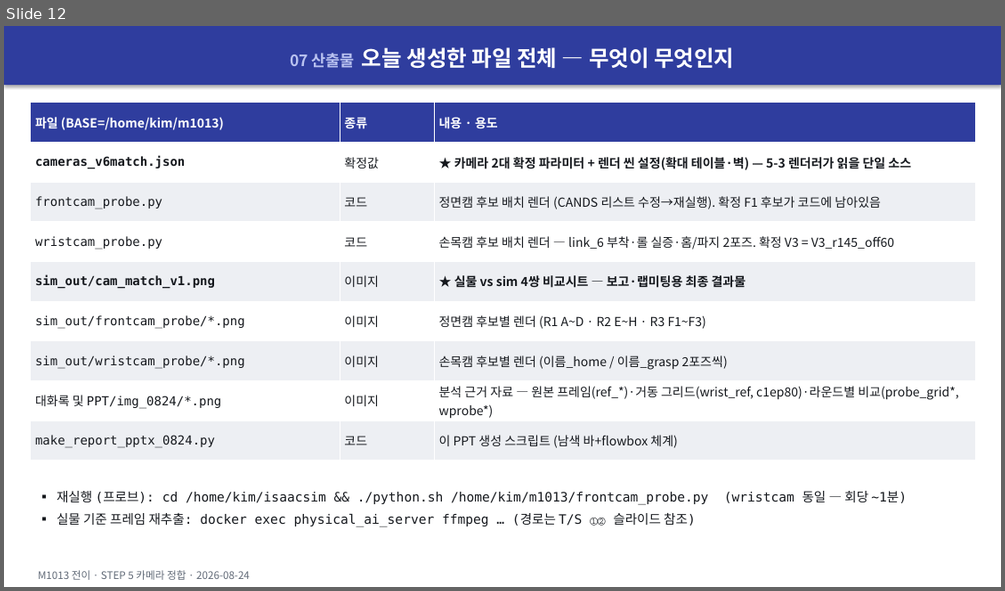
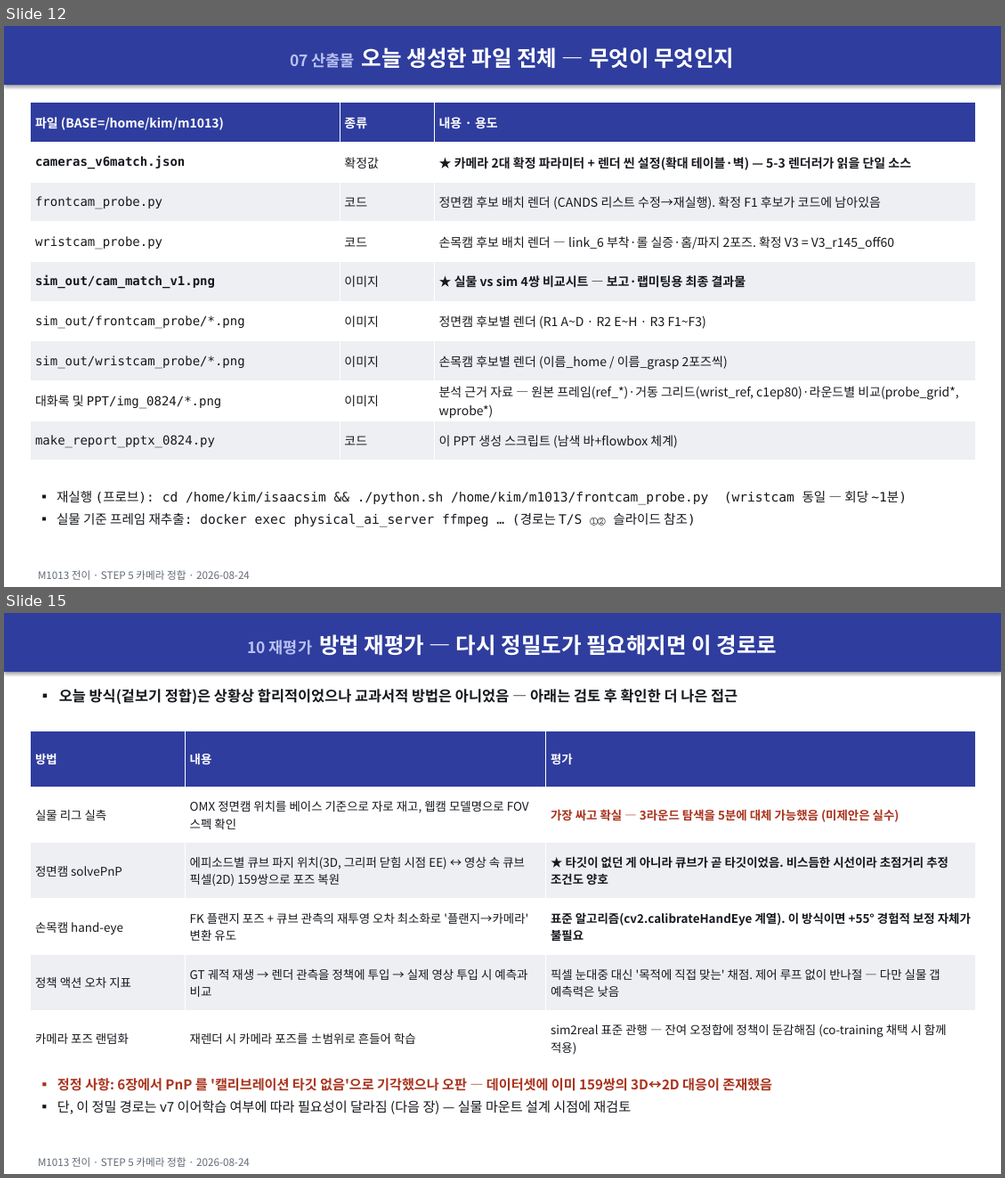
Before and after one commit to dlcodnjs817/m1013, a slide deck: 대화록 및 PPT/M1013_카메라정합_20260824.pptx. Shown one above the other, each under a label of ours: slide 12 before the commit, slides 12 and 15 after it; the slides between them are not shown. The pictures are 1005x591 and 1005x1178 pixels, drawn with LibreOffice and Linux fonts; fonts in the diff are those of the drawing. Boxes give left, top, right and bottom in pixels: in the first picture for what was removed or moved away, otherwise in the second. Text is boxed around its words. In the diff, an @@ line names an element or a change of style, - is before the commit and + after.

```diff
--- a/대화록 및 PPT/M1013_카메라정합_20260824.pptx
+++ b/대화록 및 PPT/M1013_카메라정합_20260824.pptx
@@ slide 15 added at (x1=4, y1=613, x2=1001, y2=1174), background #FFFFFF @@
@@ rectangle added at (x1=4, y1=613, x2=1001, y2=672), fill #2F3D9E, 21 pt, text #FFFFFF, bold @@
+10 재평가 방법 재평가 — 다시 정밀도가 필요해지면 이 경로로
@@ text added at (x1=59, y1=689, x2=737, y2=704), 14 pt, text #15181D, bold @@
+▪ 오늘 방식(겉보기 정합)은 상황상 합리적이었으나 교과서적 방법은 아니었음 — 아래는 검토 후 확인한 더 나은 접근
@@ table added at (x1=30, y1=730, x2=975, y2=1066), 6 rows, 3 columns @@
+방법 | 내용 | 평가
+실물 리그 실측 | OMX 정면캠 위치를 베이스 기준으로 자로 재고, 웹캠 모델명으로 FOV 스펙 확인 | 가장 싸고 확실 — 3라운드 탐색을 5분에 대체 가능했음 (미제안은 실수)
+정면캠 solvePnP | 에피소드별 큐브 파지 위치(3D, 그리퍼 닫힘 시점 EE) ↔ 영상 속 큐브 픽셀(2D) 159쌍으로 포즈 복원 | ★ 타깃이 없던 게 아니라 큐브가 곧 타깃이었음. 비스듬한 시선이라 초점거리 추정 조건도 양호
+손목캠 hand-eye | FK 플랜지 포즈 + 큐브 관측의 재투영 오차 최소화로 '플랜지→카메라' 변환 유도 | 표준 알고리즘(cv2.calibrateHandEye 계열). 이 방식이면 +55° 경험적 보정 자체가 불필요
+정책 액션 오차 지표 | GT 궤적 재생 → 렌더 관측을 정책에 투입 → 실제 영상 투입 시 예측과 비교 | 픽셀 눈대중 대신 '목적에 직접 맞는' 채점. 제어 루프 없이 반나절 — 다만 실물 갭 예측력은 낮음
+카메라 포즈 랜덤화 | 재렌더 시 카메라 포즈를 ±범위로 흔들어 학습 | sim2real 표준 관행 — 잔여 오정합에 정책이 둔감해짐 (co-training 채택 시 함께 적용)
@@ text added at (x1=57, y1=1076, x2=772, y2=1114), 13 pt, text #A9331D, bold @@
+▪ 정정 사항: 6장에서 PnP 를 '캘리브레이션 타깃 없음'으로 기각했으나 오판 — 데이터셋에 이미 159쌍의 3D↔2D 대응이 존재했음
+▪ 단, 이 정밀 경로는 v7 이어학습 여부에 따라 필요성이 달라짐 (다음 장) — 실물 마운트 설계 시점에 재검토
@@ text added at (x1=38, y1=1157, x2=250, y2=1167), 10 pt, text #626B78 @@
+M1013 전이 · STEP 5 카메라 정합 · 2026-08-24
```
Also in this commit, not shown: 4 slides changed, 3 other slides added, 1 slide removed, 2 other files.
